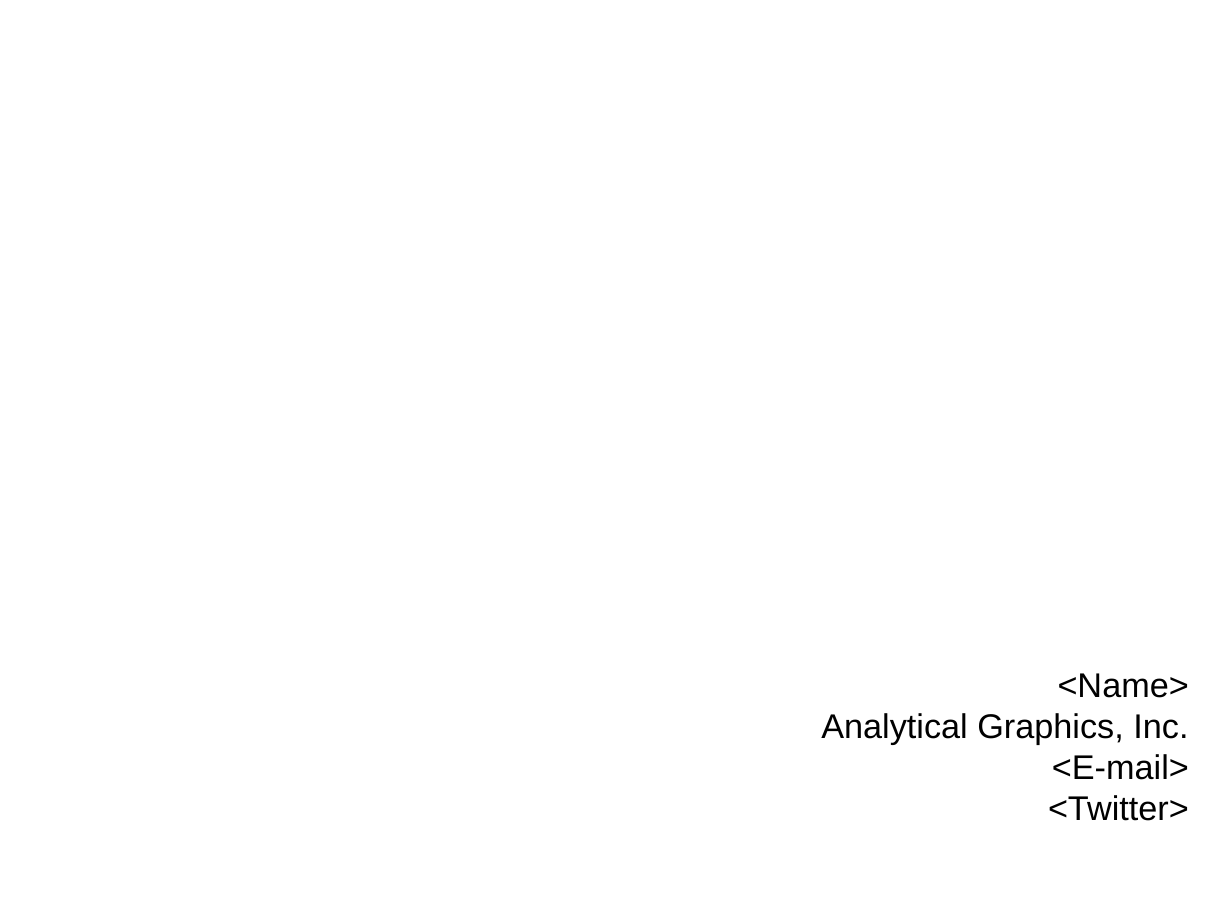
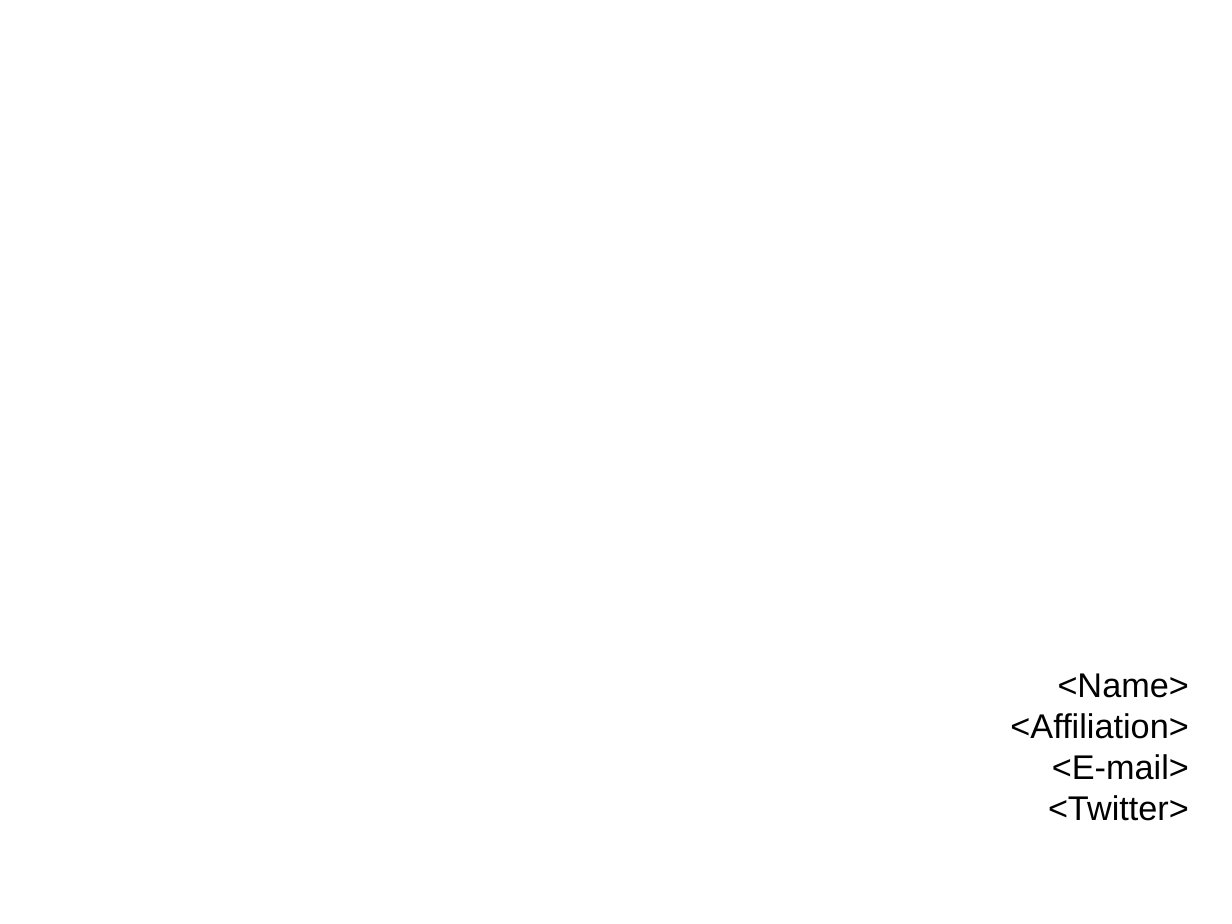
Before and after one commit to barionleg/cesium.wiki.gs, a slide deck: slide 1 of presentations/CesiumPowerPointTemplate.ppt. Drawn at 1232x924 pixels with LibreOffice and Linux fonts; fonts in the diff are those of the drawing; background and template pictures are left out. Boxes give left, top, right and bottom in pixels: in the first picture for what was removed or moved away, otherwise in the second. Text is boxed around its words. In the diff, an @@ line names an element or a change of style, - is before the commit and + after.

Commit message:
Added powerpoint template for non-AGIers

```diff
--- a/presentations/CesiumPowerPointTemplate.ppt
+++ b/presentations/CesiumPowerPointTemplate.ppt
@@ text at (x1=1010, y1=713, x2=1188, y2=739): text changed @@
-Analytical Graphics, Inc.
+<Affiliation>
```
Also in this commit, not shown: 1 other file.
